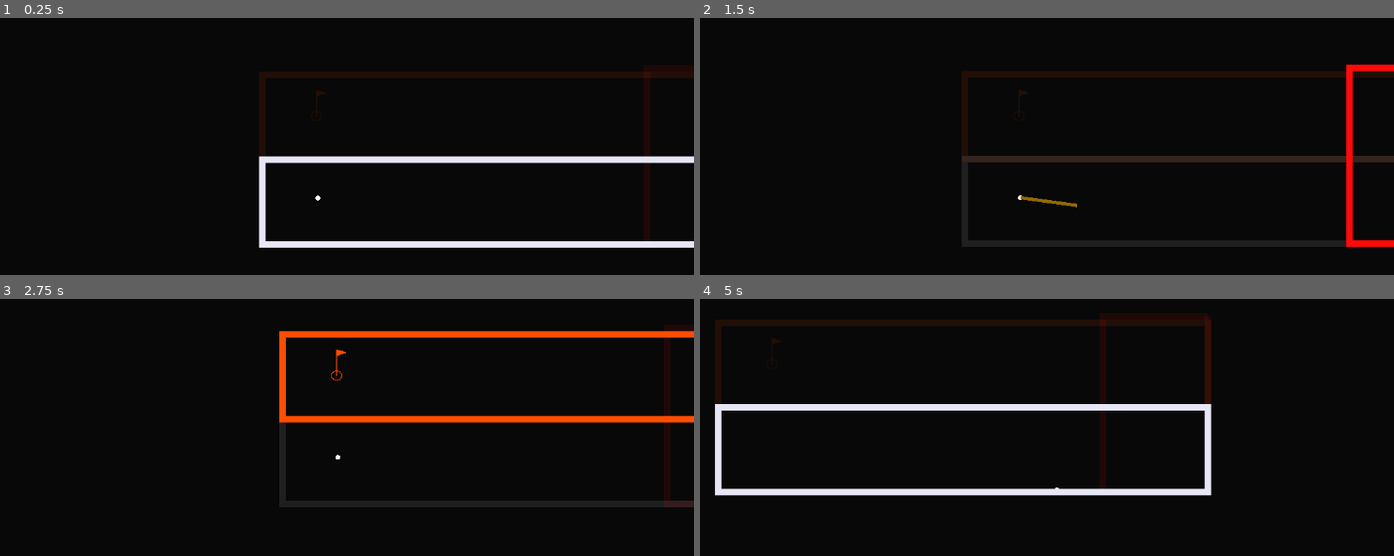
Above: before the commit, frames 1-4 (two rows, left to right).
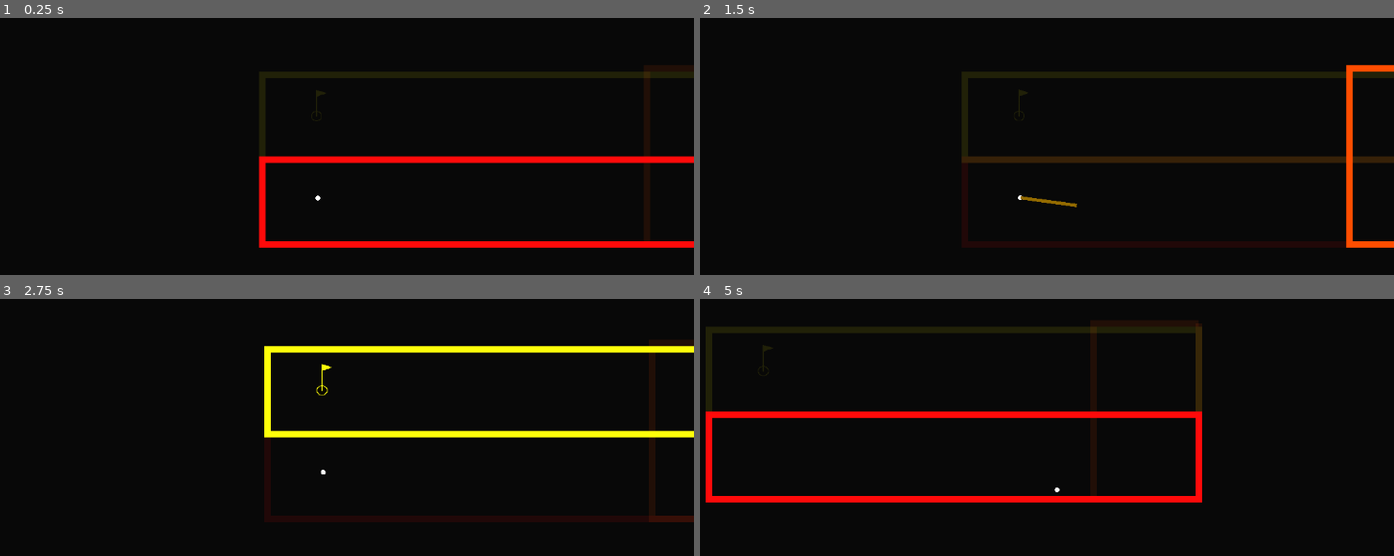
Above: after the commit, the same moments.

Repository: Renovare10/dimensional-golf
Game: Godot game, scene res://levels/level_03.tscn
Two runs of this game, one before a commit and one after it. Both use one fixed random seed, a clock stepped at 60 frames per second and the inputs below. This scene is started directly instead of the project's main scene.
Inputs (mouse positions are in pixels of both pictures, inside the frame that each line leads up to):
- Up to frame 1 (0.25 s): no input
- Up to frame 2 (1.5 s): tap Enter at 0.5 s; move the mouse to (1185, 177) at 0.52 s; hold Q (switch_layer_next) 0.53-1.25 s; click (1185, 177) at 0.67 s; drag from (866, 218) to (1026, 115) at 1.27 s
- Up to frame 3 (2.75 s): move the mouse to (395, 386) at 2.02 s; hold Q (switch_layer_next) from 2.03 s (still down); click (395, 386) at 2.17 s
- Up to frame 4 (5 s): release Q (switch_layer_next) at 2.75 s; drag from (outside the picture) to (790, 414) at 2.77 s; move the mouse to (1241, 543) at 3.52 s; hold Q (switch_layer_next) 3.53-4.25 s; click (1241, 543) at 3.67 s; drag from (790, 414) to (908, 373) at 4.27 s

The runs differ from the first frame. In frame 1, 3.8% of the frame differs, in the area x 37-100%, y 53-90%; in frame 2, 1.3%; in frame 3, 11%; in frame 4, 14%, in the area x 0-74%, y 5-80%.

Commit message:
Created level 4

Diff:
--- a/levels/DimensionSystem.tscn
+++ b/levels/DimensionSystem.tscn
@@ -6,6 +6,7 @@
 
 [node name="DimensionSystem" type="Node2D" unique_id=1635500330]
 script = ExtResource("1_yvp3a")
+dimension_colors = Array[Color]([Color(1, 0.2, 0.2, 1), Color(1, 0.55, 0, 1), Color(1, 1, 0.2, 1), Color(0.2, 1, 0.2, 1), Color(0.2, 0.65, 1, 1), Color(0.55, 0.1, 1, 1), Color(0.85, 0.1, 0.9, 1), Color(0.95, 0.95, 0.98, 1)])
 
 [node name="Visualizer" type="Node" parent="." unique_id=1836751311]
 script = ExtResource("2_xysme")
--- a/levels/dimension_manager.gd
+++ b/levels/dimension_manager.gd
@@ -3,17 +3,17 @@
 signal dimension_changed(index: int, color: Color)
 
 @export var dimension_colors: Array[Color] = [
-	Color(0.95, 0.95, 0.98, 1),
-	Color(1, 0.2, 0.2, 1),
-	Color(1, 0.55, 0, 1),
-	Color(1, 1, 0.2, 1),
-	Color(0.2, 1, 0.2, 1),
-	Color(0.2, 0.65, 1, 1),
-	Color(0.55, 0.1, 1, 1),
-	Color(0.85, 0.1, 0.9, 1)
+	Color(0.95, 0.97, 1.00, 1),  # Soft cool white glow
+	Color(1.00, 0.18, 0.55, 1),  # Coral pink-red
+	Color(1.00, 0.58, 0.00, 1),  # Vivid orange
+	Color(0.98, 1.00, 0.15, 1),  # Bright yellow (toned just enough)
+	Color(0.25, 1.00, 0.35, 1),  # Fresh green
+	Color(0.00, 0.98, 0.85, 1),  # Turquoise cyan
+	Color(0.20, 0.55, 1.00, 1),  # Royal electric blue
+	Color(0.55, 0.15, 0.98, 1)   # Rich violet-purple
 ]
 
-@export var transition_time: float = 0.22
+@export var transition_time: float = 0.0
 @export var inactive_opacity: float = 0.38
 @export var side_rotation_deg: float = 22.0
 @export var side_offset_x: float = 85.0
--- a/levels/level_03.tscn
+++ b/levels/level_03.tscn
@@ -6,7 +6,7 @@
 [ext_resource type="PackedScene" uid="uid://dmyjh8yqt7xgn" path="res://actors/GolfBall.tscn" id="6_5pqto"]
 [ext_resource type="PackedScene" uid="uid://bxlt1jm4afnon" path="res://camera/Camera.tscn" id="7_wrb7r"]
 
-[node name="Level2" type="Node2D" unique_id=1966821203]
+[node name="Level" type="Node2D" unique_id=1966821203]
 
 [node name="DimensionSystem" parent="." unique_id=1635500330 instance=ExtResource("1_3ew82")]
 
@@ -31,7 +31,7 @@
 
 [node name="Flag" parent="DimensionSystem/Layer2" unique_id=2137422166 instance=ExtResource("3_0bj1y")]
 position = Vector2(-277, 47)
-this_level = 1
+this_level = 2
 
 [node name="GolfBall" parent="." unique_id=108662463 instance=ExtResource("6_5pqto")]
 position = Vector2(-278, 59)
--- /dev/null
+++ b/levels/level_04.tscn
@@ -0,0 +1,68 @@
+[gd_scene format=3 uid="uid://bqdakwt0pkogk"]
+
+[ext_resource type="PackedScene" uid="uid://ch7pirb5s5hp7" path="res://levels/DimensionSystem.tscn" id="1_r8aof"]
+[ext_resource type="PackedScene" uid="uid://5vkn5g6f1cej" path="res://obstacles/Wall.tscn" id="2_b2w0k"]
+[ext_resource type="PackedScene" uid="uid://3jswqjkbebjp" path="res://obstacles/flag.tscn" id="3_rpmp5"]
+[ext_resource type="PackedScene" uid="uid://dmyjh8yqt7xgn" path="res://actors/GolfBall.tscn" id="4_roa4n"]
+[ext_resource type="PackedScene" uid="uid://bxlt1jm4afnon" path="res://camera/Camera.tscn" id="5_g141h"]
+
+[node name="Level" type="Node2D" unique_id=1966821203]
+
+[node name="DimensionSystem" parent="." unique_id=1635500330 instance=ExtResource("1_r8aof")]
+
+[node name="Layer0" type="Node2D" parent="DimensionSystem" unique_id=2090123881]
+position = Vector2(270, -61)
+
+[node name="Walls" parent="DimensionSystem/Layer0" unique_id=663095074 instance=ExtResource("2_b2w0k")]
+position = Vector2(-613, 185)
+points = PackedVector2Array(613, -222, 649, -222, 649, -30, 250, -30, 250, -222, 613, -222)
+
+[node name="Layer1" type="Node2D" parent="DimensionSystem" unique_id=1736800051]
+position = Vector2(463, -155)
+
+[node name="Walls" parent="DimensionSystem/Layer1" unique_id=1003478619 instance=ExtResource("2_b2w0k")]
+position = Vector2(-613, 185)
+points = PackedVector2Array(613, -222, 649, -222, 649, -30, 250, -30, 250, -222, 613, -222)
+
+[node name="Layer2" type="Node2D" parent="DimensionSystem" unique_id=1736858226]
+position = Vector2(669, -254)
+
+[node name="Walls" parent="DimensionSystem/Layer2" unique_id=133867452 instance=ExtResource("2_b2w0k")]
+position = Vector2(-613, 185)
+points = PackedVector2Array(613, -222, 649, -222, 649, -30, 250, -30, 250, -222, 613, -222)
+
+[node name="Layer3" type="Node2D" parent="DimensionSystem" unique_id=1955315429]
+position = Vector2(862, -348)
+
+[node name="Walls" parent="DimensionSystem/Layer3" unique_id=1306963986 instance=ExtResource("2_b2w0k")]
+position = Vector2(-613, 185)
+points = PackedVector2Array(613, -222, 649, -222, 649, -30, 250, -30, 250, -222, 613, -222)
+
+[node name="Layer8" type="Node2D" parent="DimensionSystem" unique_id=1267388917]
+position = Vector2(1068, -254)
+
+[node name="Walls" parent="DimensionSystem/Layer8" unique_id=1165185370 instance=ExtResource("2_b2w0k")]
+position = Vector2(-613, 185)
+points = PackedVector2Array(613, -222, 649, -222, 649, -30, 250, -30, 250, -222, 613, -222)
+
+[node name="Layer9" type="Node2D" parent="DimensionSystem" unique_id=1845303026]
+position = Vector2(1261, -158)
+
+[node name="Walls" parent="DimensionSystem/Layer9" unique_id=376222271 instance=ExtResource("2_b2w0k")]
+position = Vector2(-613, 185)
+points = PackedVector2Array(613, -222, 649, -222, 649, -30, 250, -30, 250, -222, 613, -222)
+
+[node name="Layer10" type="Node2D" parent="DimensionSystem" unique_id=625335181]
+position = Vector2(1467, -64)
+
+[node name="Walls" parent="DimensionSystem/Layer10" unique_id=738409582 instance=ExtResource("2_b2w0k")]
+position = Vector2(-613, 185)
+points = PackedVector2Array(613, -222, 649, -222, 649, -30, 250, -30, 250, -222, 613, -222)
+
+[node name="Flag" parent="DimensionSystem/Layer10" unique_id=2137422166 instance=ExtResource("3_rpmp5")]
+position = Vector2(-23, 89)
+this_level = 3
+
+[node name="GolfBall" parent="." unique_id=108662463 instance=ExtResource("4_roa4n")]
+
+[node name="Camera" parent="." unique_id=355739319 instance=ExtResource("5_g141h")]
